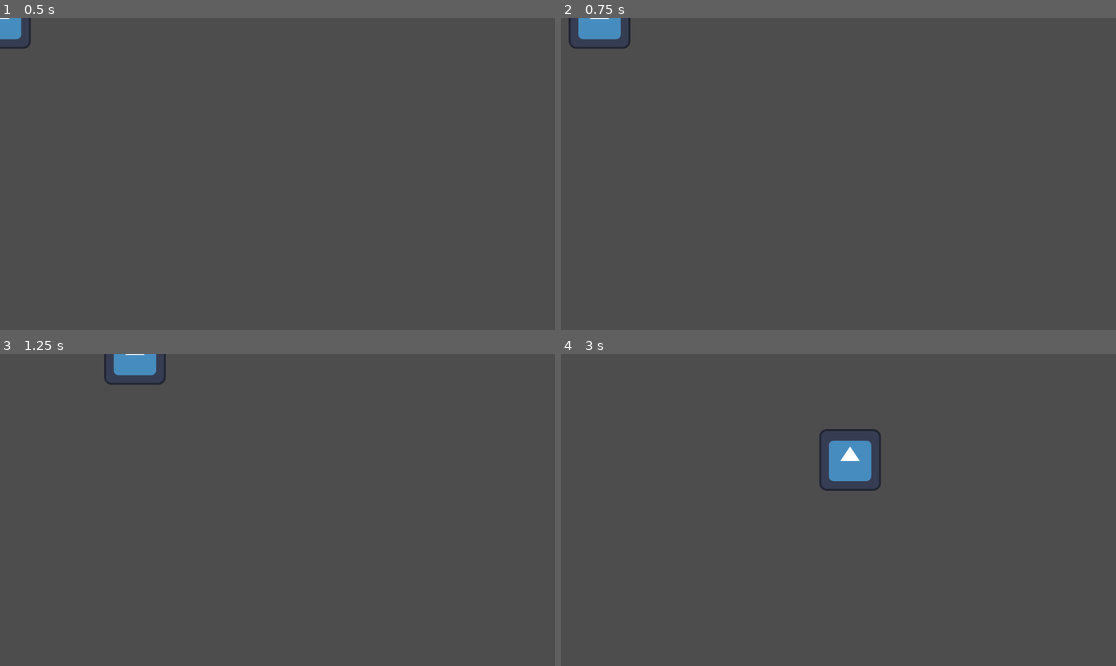
Above: before the commit, frames 1-4 (two rows, left to right).
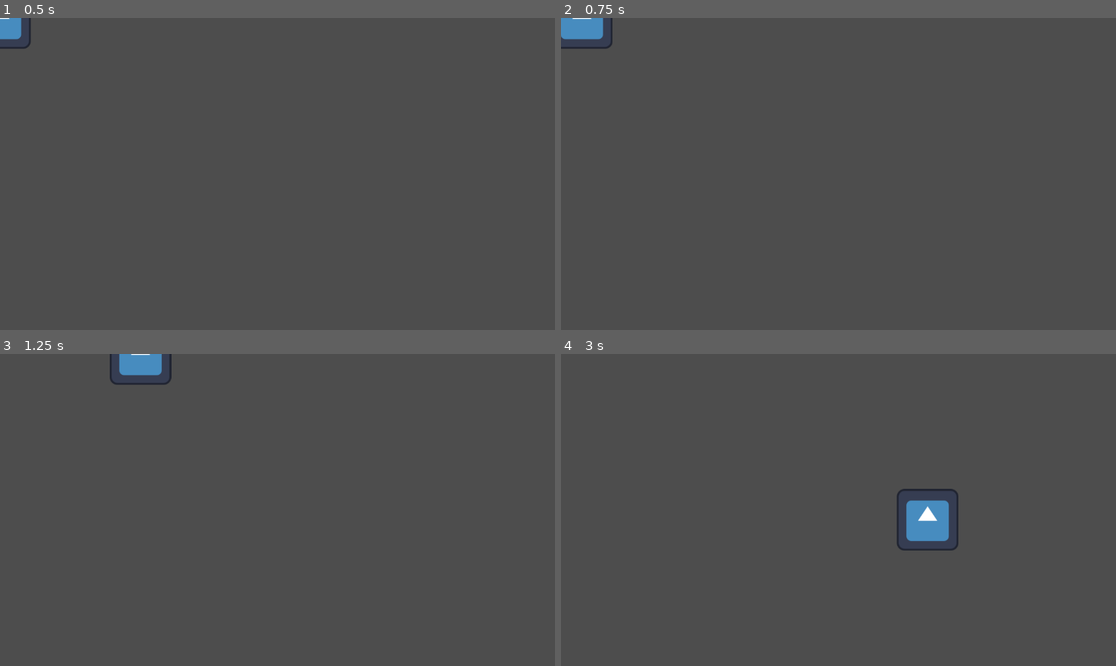
Above: after the commit, the same moments.

Repository: TiredCat388/UPCSG_GAMEJAM
Game: Godot game, scene res://scenes/Player.tscn
Two runs of this game, one before a commit and one after it. Both use one fixed random seed, a clock stepped at 60 frames per second and the inputs below. Before the commit the project has no main scene; this scene is started directly in both runs. The engine's default icon, where the game draws it, is replaced by a stand-in: a white triangle on a blue panel in a dark square.
Inputs:
- Up to frame 1 (0.5 s): no input
- Up to frame 2 (0.75 s): tap Enter at 0.5 s; hold D (right) from 0.53 s (still down)
- Up to frame 3 (1.25 s): keep holding D (right)
- Up to frame 4 (3 s): release D (right) at 1.28 s; hold S (down) 1.28-2.03 s; hold D (right) 2.03-2.78 s; hold W (up) from 2.78 s (still down)

Frame 1 is identical in both runs. In frame 2, 0.5% of the frame differs, in the area x 0-13%, y 0-10%; in frame 3, 0.3%; in frame 4, 2.6%, in the area x 46-72%, y 24-64%.

Commit message:
[PlayerMovement][Llenes] Added basic player movement

Diff:
--- a/project.godot
+++ b/project.godot
@@ -11,6 +11,7 @@
 [application]
 
 config/name="UPCSG_GAMEJAM"
+run/main_scene="uid://bu3hyhaaugnhu"
 config/features=PackedStringArray("4.5", "Forward Plus")
 config/icon="res://assets/icon.svg"
 
--- a/scenes/Player.tscn
+++ b/scenes/Player.tscn
@@ -1,6 +1,6 @@
 [gd_scene load_steps=4 format=3 uid="uid://bu3hyhaaugnhu"]
 
-[ext_resource type="Script" uid="uid://dc5fb6xsw7f8e" path="res://scripts/player_movement.gd" id="1_v6fml"]
+[ext_resource type="Script" uid="uid://dc5fb6xsw7f8e" path="res://scripts/PlayerMovement.gd" id="1_v6fml"]
 [ext_resource type="Texture2D" uid="uid://bjd6q4o85hg8m" path="res://assets/icon.svg" id="2_3li8b"]
 
 [sub_resource type="RectangleShape2D" id="RectangleShape2D_mdl7e"]
@@ -8,6 +8,8 @@
 
 [node name="Player" type="CharacterBody2D"]
 script = ExtResource("1_v6fml")
+MAX_SPEED = 500.0
+ACCELERATION = 2000.0
 
 [node name="Sprite2D" type="Sprite2D" parent="."]
 texture = ExtResource("2_3li8b")
--- /dev/null
+++ b/scripts/PlayerMovement.gd
@@ -0,0 +1,27 @@
+extends CharacterBody2D
+
+@export var MAX_SPEED: float = 400.0
+@export var ACCELERATION: float = 1600.0
+@export var DECELERATION: float = 2000.0
+
+func _physics_process(delta: float) -> void:
+
+	# Normalizes player input to handle diagonal movement properly
+	var input_direction: Vector2 = Input.get_vector("left", "right", "up", "down")
+
+	# Separates target from current velocity to allow acceleration and deceleration
+	var target_velocity: Vector2 = input_direction * MAX_SPEED
+
+	if input_direction != Vector2.ZERO:
+		velocity = velocity.move_toward(
+			target_velocity,
+			ACCELERATION * delta
+		)
+
+	else:
+		velocity = velocity.move_toward(
+			Vector2.ZERO,
+			DECELERATION * delta
+		)
+
+	move_and_slide()
--- a/scripts/player_movement.gd
+++ /dev/null
@@ -1,11 +0,0 @@
-extends CharacterBody2D
-
-@export var speed = 400
-
-func get_input():
-	var input_direction = Input.get_vector("left", "right", "up", "down")
-	velocity = input_direction * speed
-
-func _physics_process(_delta):
-	get_input()
-	move_and_slide()
Renamed: scripts/player_movement.gd.uid -> scripts/PlayerMovement.gd.uid
